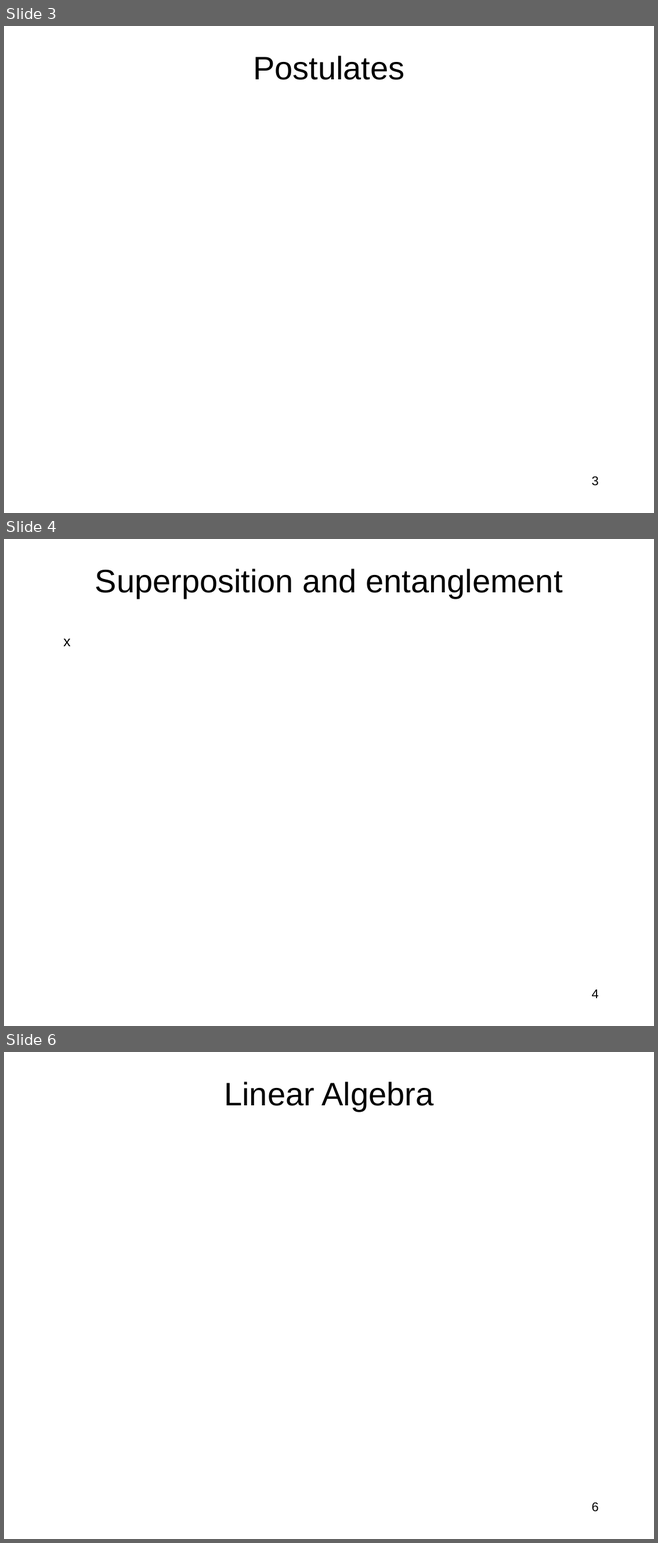
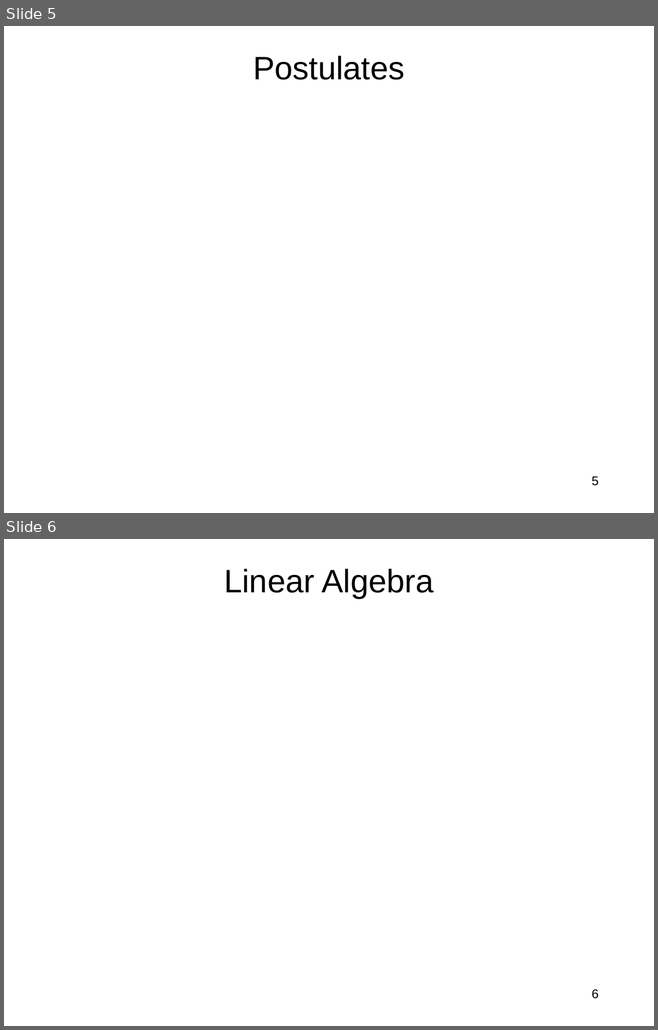
Before and after one commit to jlmucb/class_notes, a slide deck: BerkeleyClass/CS290Spring2013/Lectures/QC.pptx. Shown one above the other, each under a label of ours: slides 3, 4 and 6 before the commit, slides 5 and 6 after it; the slides between them are not shown. The pictures are 658x1543 and 658x1030 pixels, drawn with LibreOffice and Linux fonts; fonts in the diff are those of the drawing; grey boxes stand for pictures. Boxes give left, top, right and bottom in pixels: in the first picture for what was removed or moved away, otherwise in the second. Text is boxed around its words. In the diff, an @@ line names an element or a change of style, - is before the commit and + after.

```diff
--- a/BerkeleyClass/CS290Spring2013/Lectures/QC.pptx
+++ b/BerkeleyClass/CS290Spring2013/Lectures/QC.pptx
@@ slide 4 removed at [4, 539, 654, 1026], background #FFFFFF @@
@@ title removed at [95, 569, 562, 598] @@
-Superposition and entanglement
@@ text removed at [63, 639, 70, 646] @@
-  x
@@ page number removed at [592, 990, 598, 998] @@
-4
@@ what was slide 3 is now slide 5 @@
@@ page number at [592, 477, 598, 486]: text changed @@
-3
+5
```
Also in this commit, not shown: 8 slides changed, 8 slides added, 2 other slides removed.
